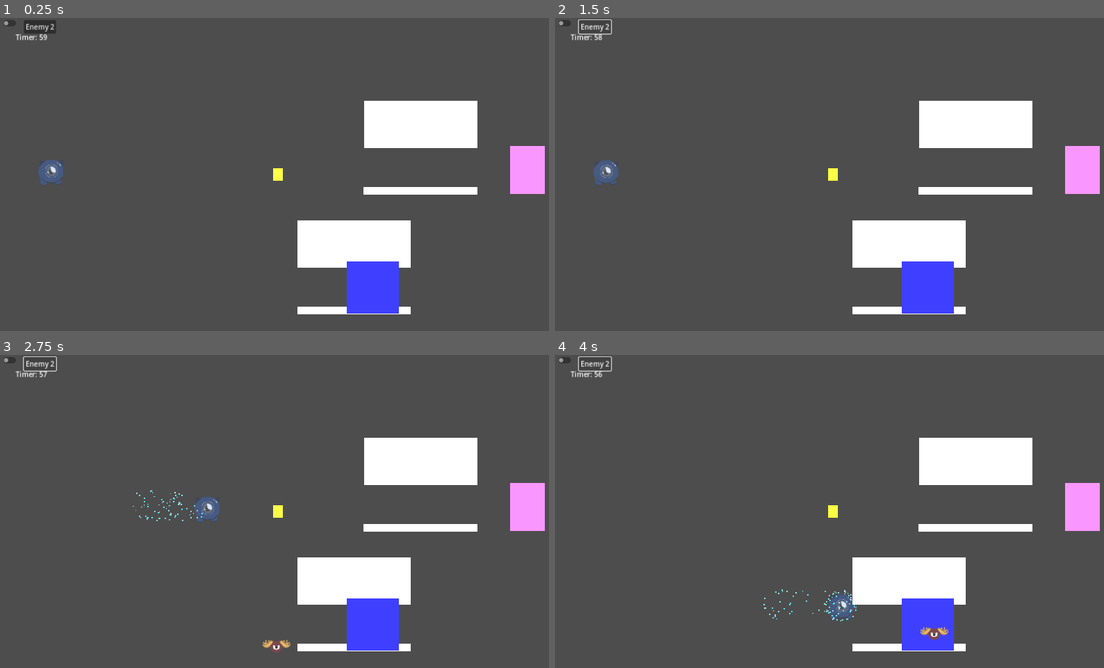
Above: before the commit, frames 1-4 (two rows, left to right).
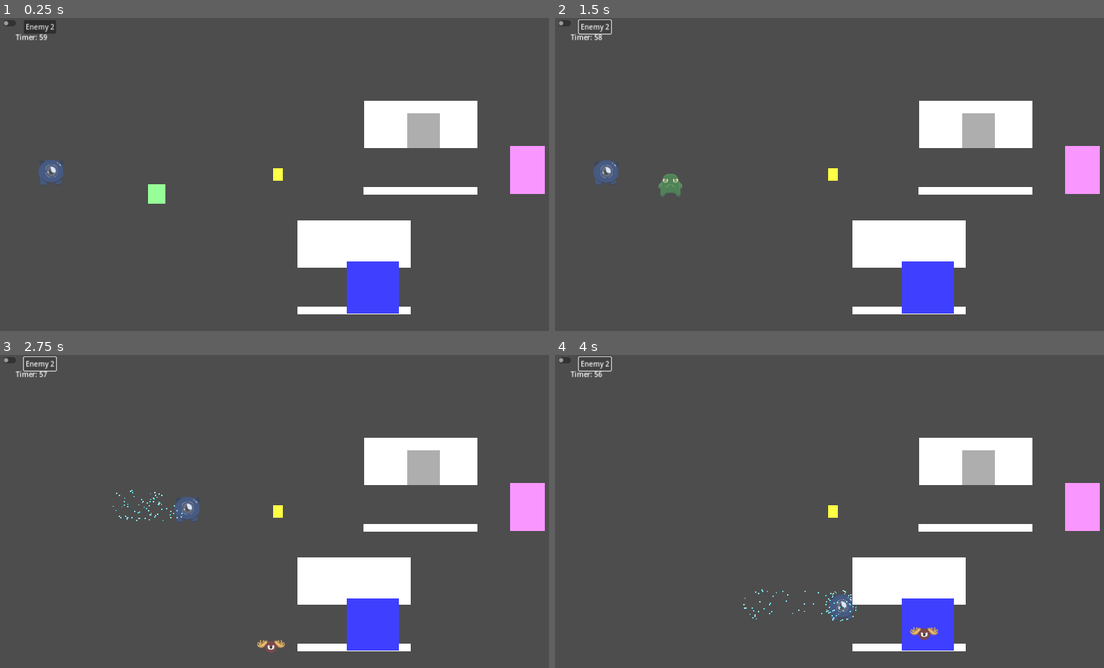
Above: after the commit, the same moments.

Repository: acropolis914/Gwizz-s-Game-Jam
Game: Godot game, scene res://Scene/main.tscn
The game is run twice, just before and just after one commit, with the same random seed, the same clock (stepped at 60 frames per second) and the same inputs.
Inputs (mouse positions are in pixels of both pictures, inside the frame that each line leads up to):
- Up to frame 1 (0.25 s): no input
- Up to frame 2 (1.5 s): click (565, 24) at 0.5 s; click "Enemy 2" at 1.25 s
- Up to frame 3 (2.75 s): tap Enter at 2 s; hold D (move_right) from 2.03 s (still down); tap Shift (dash) at 2.1 s
- Up to frame 4 (4 s): release D (move_right) at 2.78 s; hold S (move_down) 2.78-3.53 s; tap Shift (dash) at 2.85, 3.6 s; hold D (move_right) from 3.53 s (still down)

The runs differ from the first frame. In frame 1, 0.9% of the frame differs, in the area x 26-81%, y 30-60%; in frame 2, 0.9%; in frame 3, 1.4%, in the area x 20-81%, y 30-96%; in frame 4, 0.9%.
Error before the commit: Cannot call method 'instantiate' on a null value. (res://Scripts/Main.gd:11)

Commit message:
I forgot to push my changes kaninang umaga XD but okay na

Diff:
--- a/Scene/main.tscn
+++ b/Scene/main.tscn
@@ -1,8 +1,10 @@
-[gd_scene load_steps=12 format=3 uid="uid://c4ehycwbenis3"]
+[gd_scene load_steps=14 format=3 uid="uid://c4ehycwbenis3"]
 
 [ext_resource type="Script" path="res://Scripts/Main.gd" id="1_0qhc5"]
 [ext_resource type="PackedScene" uid="uid://dwbgo21cx8lyu" path="res://Scene/player.tscn" id="2_b3uek"]
 [ext_resource type="PackedScene" uid="uid://b0weg8ntix058" path="res://Scene/enemy_type_2.tscn" id="2_ixmfe"]
+[ext_resource type="PackedScene" uid="uid://bioel72emf3f1" path="res://Scene/enemy_type_1.tscn" id="2_m0uvw"]
+[ext_resource type="PackedScene" path="res://Scene/trap.tscn" id="4_b7axx"]
 [ext_resource type="Texture2D" uid="uid://ca43nx0s8p3wh" path="res://ImageAssets/White.png" id="6_vglg2"]
 [ext_resource type="PackedScene" uid="uid://1qgfs1qinp1g" path="res://Scene/key.tscn" id="7_25gxa"]
 [ext_resource type="PackedScene" uid="uid://cr8t15u2vq6hx" path="res://Scene/story_mode.tscn" id="7_qvbas"]
@@ -18,7 +20,9 @@
 
 [node name="Main" type="Node2D"]
 script = ExtResource("1_0qhc5")
+enemy1 = ExtResource("2_m0uvw")
 enemy2 = ExtResource("2_ixmfe")
+trap = ExtResource("4_b7axx")
 
 [node name="Camera2D" type="Camera2D" parent="."]
 
